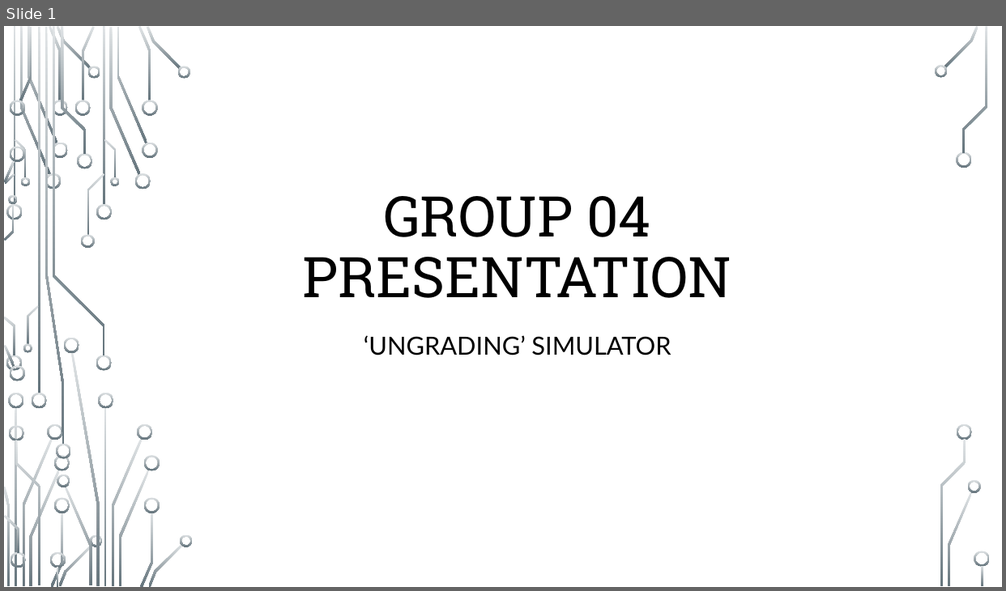
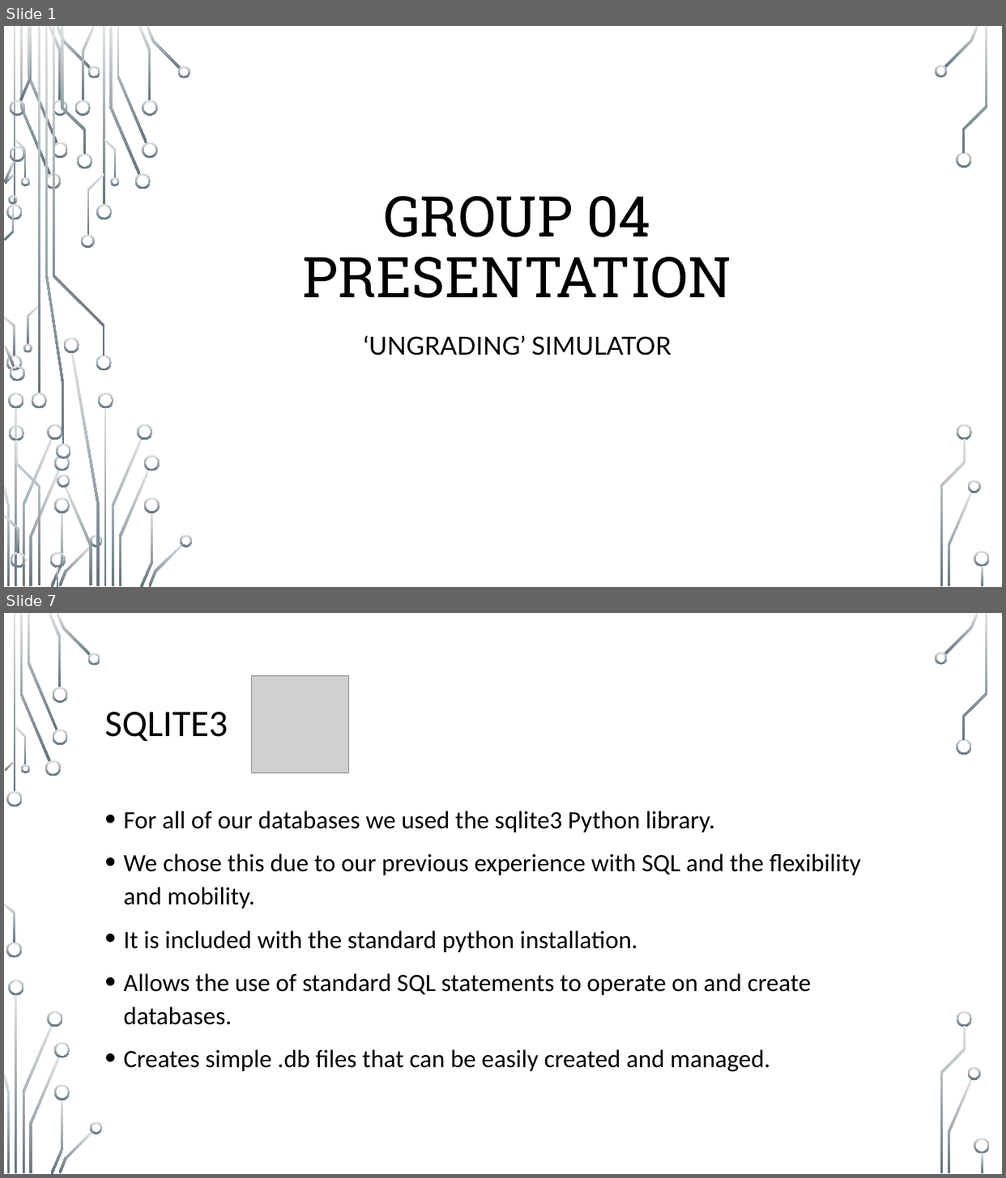
Before and after one commit to Patterbear/Ungrading-Simulator, a slide deck: Presentation/Group-04-Presentation.pptx. Shown one above the other, each under a label of ours: slide 1 before the commit, slides 1 and 7 after it; the slides between them are not shown. The pictures are 1006x591 and 1006x1178 pixels, drawn with LibreOffice and Linux fonts; fonts in the diff are those of the drawing; grey boxes stand for pictures; background and template pictures are left out. Boxes give left, top, right and bottom in pixels: in the first picture for what was removed or moved away, otherwise in the second. Text is boxed around its words. In the diff, an @@ line names an element or a change of style, - is before the commit and + after.

```diff
--- a/Presentation/Group-04-Presentation.pptx
+++ b/Presentation/Group-04-Presentation.pptx
@@ slide 7 added at (4,613,1002,1174), background picture (left out); not listed: 36 template elements that a slide beside it also shows @@
@@ picture added at (251,675,348,773) @@
@@ title added at (105,712,228,741), 36 pt, text #000000 @@
+SQLITE3
@@ text added at (124,811,861,1072), 24 pt, text #000000 @@
+• For all of our databases we used the sqlite3 Python library.
+• We chose this due to our previous experience with SQL and the flexibility and mobility.
+• It is included with the standard python installation.
+• Allows the use of standard SQL statements to operate on and create databases.
+• Creates simple .db files that can be easily created and managed.
```
Also in this commit, not shown: 1 slide changed, 16 other slides added, 1 slide removed.
